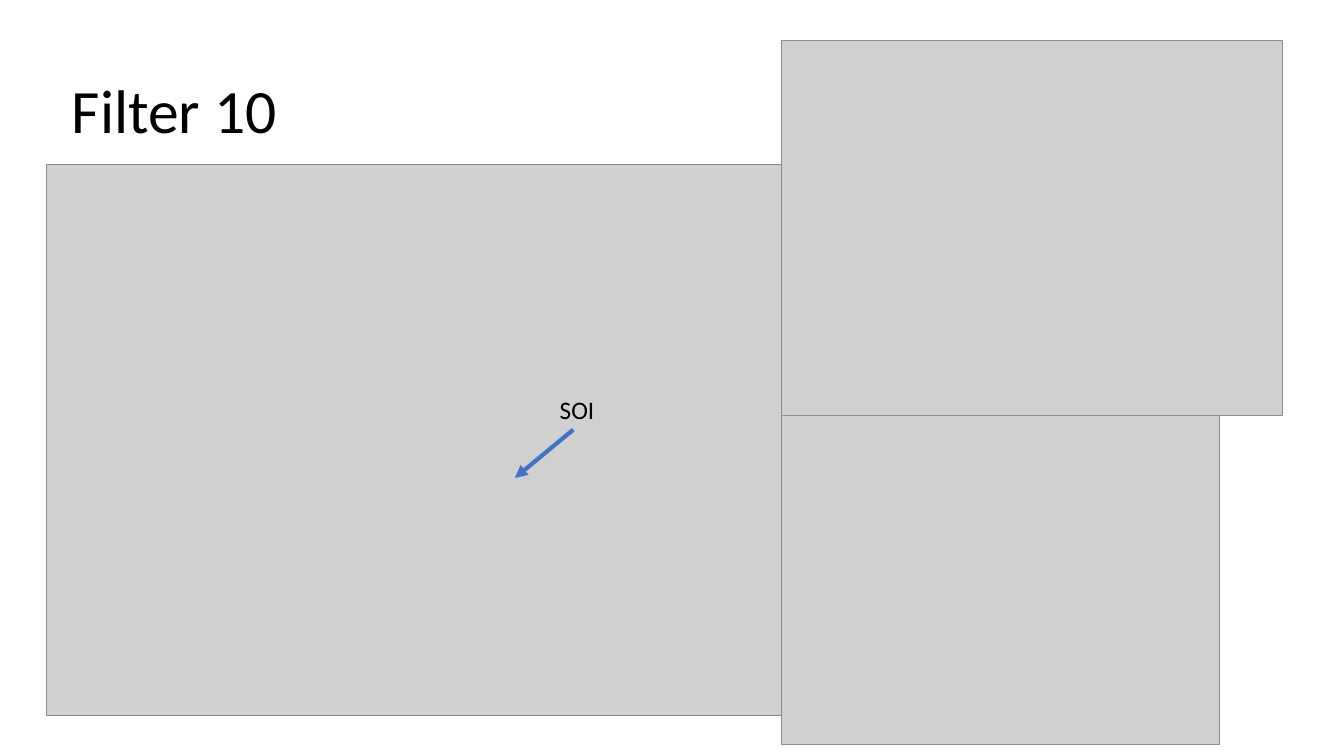
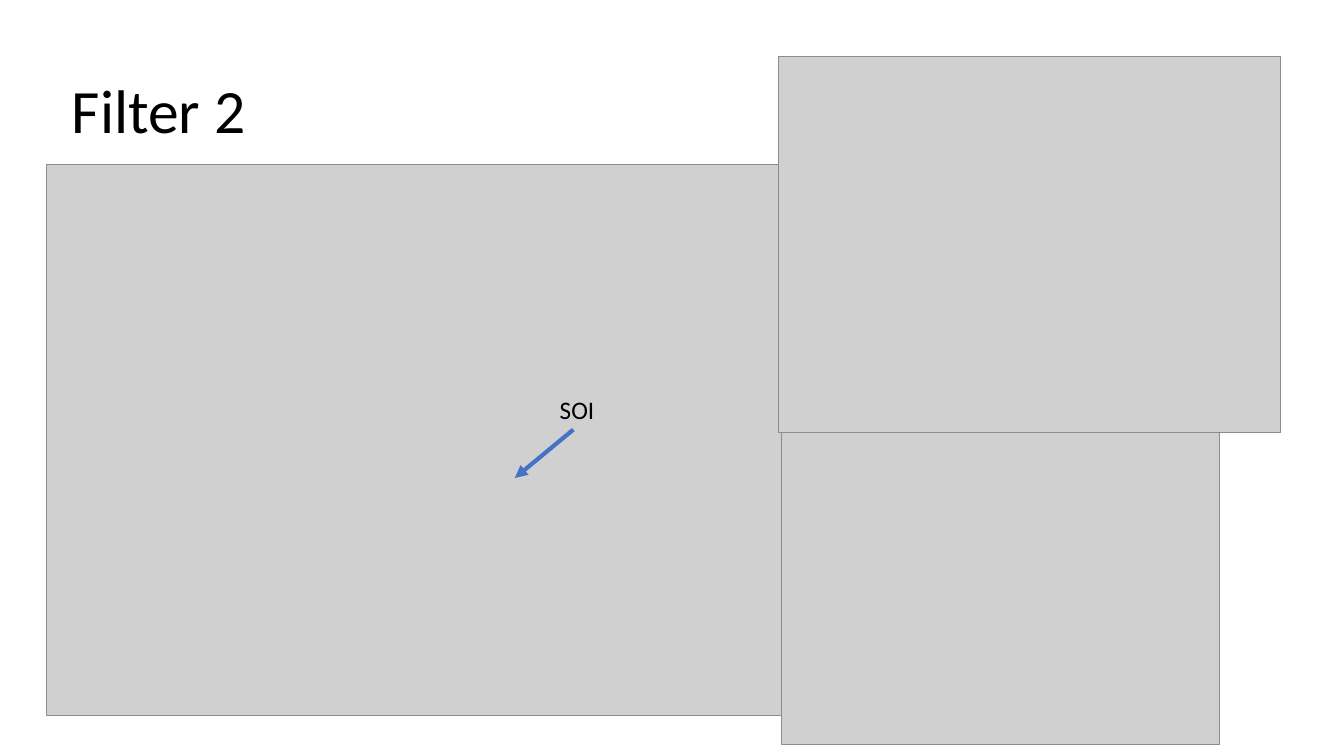
Before and after one commit to laurenlusk/DigiCommFinalProject, a slide deck: slide 4 of Singular Value Powerpoints/SVD 10 Filters Snippet 1.pptx (slide 12 before the commit). Drawn at 1344x756 pixels with LibreOffice and Linux fonts; fonts in the diff are those of the drawing; grey boxes stand for pictures. Boxes give left, top, right and bottom in pixels: in the first picture for what was removed or moved away, otherwise in the second. Text is boxed around its words. In the diff, an @@ line names an element or a change of style, - is before the commit and + after.

```diff
--- a/Singular Value Powerpoints/SVD 10 Filters Snippet 1.pptx
+++ b/Singular Value Powerpoints/SVD 10 Filters Snippet 1.pptx
@@ picture: place and size @@
-picture at box(781, 40, 1282, 416)
+picture at box(779, 56, 1281, 433)
@@ title at box(72, 90, 245, 134): text changed @@
-Filter 10
+Filter 2
```
Also in this commit, not shown: 10 other slides changed, 1 slide added, 1 slide removed, 3 other files.
